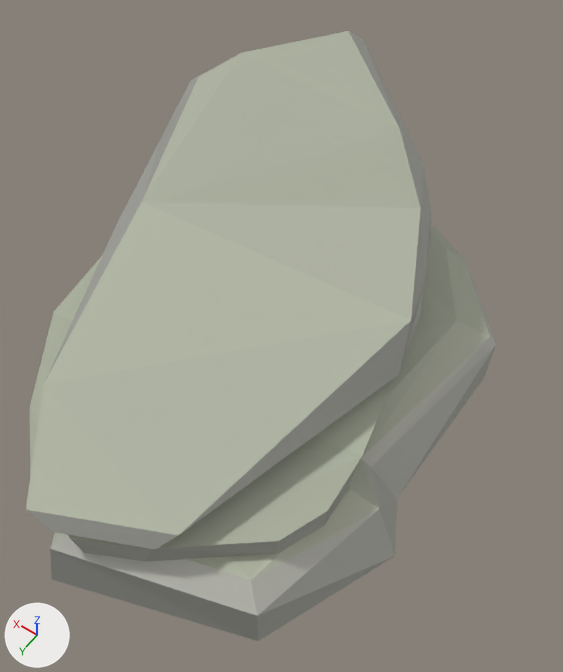
The glTF model assets/models/mapa/roca/swamp_rockbig_02a.glb, before and after one commit.
Before and after are seen from a camera (50 mm lens) standing at (-4.48, 6.11, 10.76) and looking at (-0.43, 0.43, 1.85). Lighting does not change. The marker at lower left points along +X, +Y and +Z. The first picture is the older version. Vertices at exactly the same position are counted once.

Names of what the first picture shows: 'mapa.roca.swamp_rockbig_02a'.
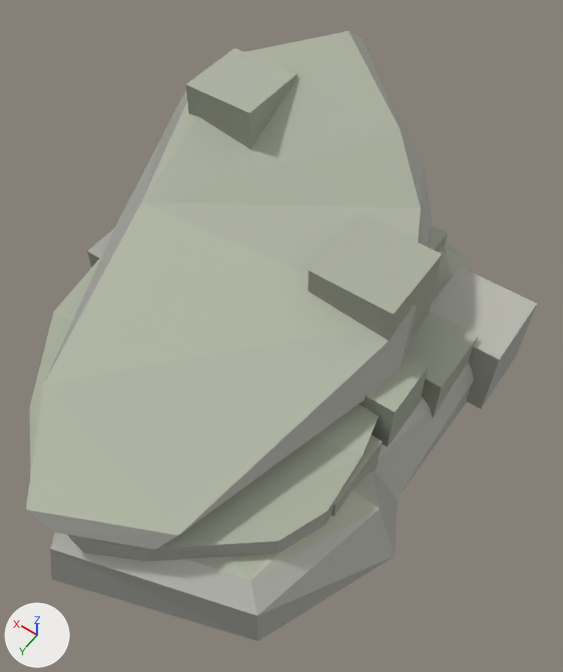
Where the change shows, as pixel boxes [x1, y1, x2, y2] in the pictures (563 x 672 px):
'mapa.roca.swamp_rockbig_02a', reshaped (9% wider): before [26, 31, 496, 641]; after [26, 31, 537, 641]
part 1 of me_mapa_roca_swamp_rockbig_02a, added: after [308, 215, 442, 341]
part 2 of me_mapa_roca_swamp_rockbig_02a, added: after [332, 435, 382, 516]
part 3 of me_mapa_roca_swamp_rockbig_02a, added: after [429, 225, 448, 252]
part 4 of me_mapa_roca_swamp_rockbig_02a, added: after [186, 48, 297, 149]
part 5 of me_mapa_roca_swamp_rockbig_02a, added: after [359, 354, 428, 447]
part 6 of me_mapa_roca_swamp_rockbig_02a, added: after [87, 228, 115, 267]
part 7 of me_mapa_roca_swamp_rockbig_02a, added: after [405, 311, 478, 418]
part 8 of me_mapa_roca_swamp_rockbig_02a, added: after [429, 267, 537, 409]

The change, as a diff of the scene's bpy script:
```diff
--- a/assets/models/mapa/roca/swamp_rockbig_02a.glb.py
+++ b/assets/models/mapa/roca/swamp_rockbig_02a.glb.py
@@ me_mapa_roca_swamp_rockbig_02a @@
 # used by ob_mapa_roca_swamp_rockbig_02a; location = (0.0, 0.0, 0.0)
-me_mapa_roca_swamp_rockbig_02a.from_pydata(...)  # 109 vertices, 198 faces; spans x -3.24..3.24, y -4.67..4.67, z 0.0..4.63
+me_mapa_roca_swamp_rockbig_02a.from_pydata(...)  # 190 vertices, 328 faces; spans x -3.24..3.24, y -4.67..4.67, z 0.0..4.63
+# me_mapa_roca_swamp_rockbig_02a part 1: a new loose piece, a box spanning x -2.0..-0.72, y -1.04..0.23, z 1.97..3.25, in mat_facetado
+# me_mapa_roca_swamp_rockbig_02a part 2: a new loose piece, a box spanning x -2.46..-1.31, y 0.94..2.09, z 0.44..1.59, in mat_facetado
+# me_mapa_roca_swamp_rockbig_02a part 3: a new loose piece, a box spanning x -1.29..-0.18, y -3.12..-2.01, z 0.47..1.58, in mat_facetado
+# me_mapa_roca_swamp_rockbig_02a part 4: a new loose piece, a box spanning x 1.1..2.24, y -2.1..-0.96, z 3.07..4.22, in mat_facetado
+# me_mapa_roca_swamp_rockbig_02a part 5: a new loose piece, a box spanning x -2.48..-1.58, y -0.14..0.77, z 1.2..2.1, in mat_facetado
+# me_mapa_roca_swamp_rockbig_02a part 6: a new loose piece, a box spanning x 2.24..3.03, y 0.07..0.86, z 1.11..1.9, in mat_facetado
+# me_mapa_roca_swamp_rockbig_02a part 7: a new loose piece, a box spanning x -2.69..-1.54, y -1.45..-0.29, z 0.43..1.59, in mat_facetado
+# me_mapa_roca_swamp_rockbig_02a part 8: a new loose piece, a box spanning x -3.12..-1.78, y -2.65..-1.31, z 0.12..1.46, in mat_facetado
+# other edits to the shape of me_mapa_roca_swamp_rockbig_02a do not show in these pictures
 me_mapa_roca_swamp_rockbig_02a.materials.append(mat_facetado)
```
